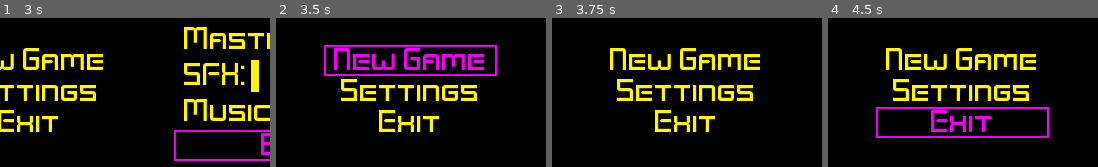
Above: before the commit, frames 1-4 (left to right).
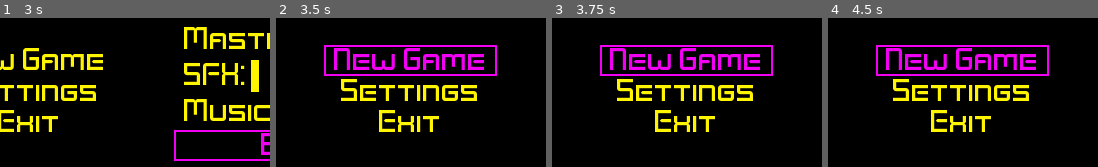
Above: after the commit, the same moments.

Repository: elektito/reverse-streak
Game: Godot game, scene res://MenuScreen.tscn
Same seed, same stepped clock (60 frames per second), same inputs: the game is played once before the commit and once after it. This scene is started directly instead of the project's main scene.
Inputs:
- Up to frame 1 (3 s): click "New Game" at 0.5 s; click "New Game" at 1.25 s; click "Settings" at 2 s; click "Back" at 2.75 s
- Up to frame 2 (3.5 s): no input
- Up to frame 3 (3.75 s): tap Enter at 3.5 s; hold Right (right) from 3.53 s (still down); tap Space (shoot) at 3.6 s
- Up to frame 4 (4.5 s): release Right (right) at 4.28 s; hold Left (left) from 4.28 s (still down)

Frames 1-2 are identical in both runs. In frame 3, 5.6% of the frame differs, in the area x 17-82%, y 18-39%; in frame 4, 9.0%, in the area x 17-82%, y 18-81%.

Commit message:
Prevent left/right button focus change

Diff:
--- a/MenuScreen.gd
+++ b/MenuScreen.gd
@@ -78,6 +78,8 @@
 			item.focus_neighbour_top = prev.get_path()
 		else:
 			first = item
+		item.focus_neighbour_right = item.get_path()
+		item.focus_neighbour_left = item.get_path()
 		prev = item
 
 	if prev and prev != first:
